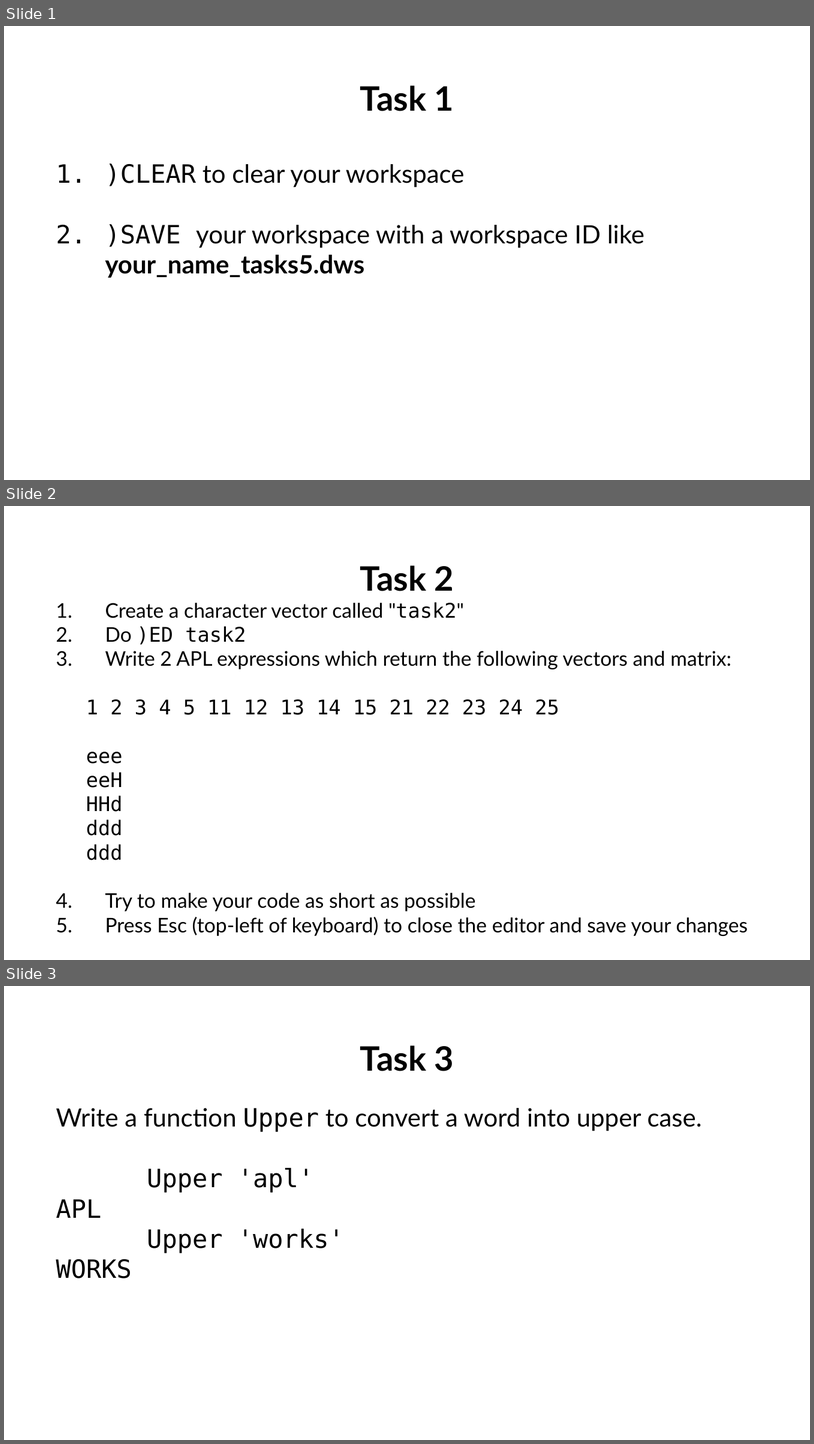
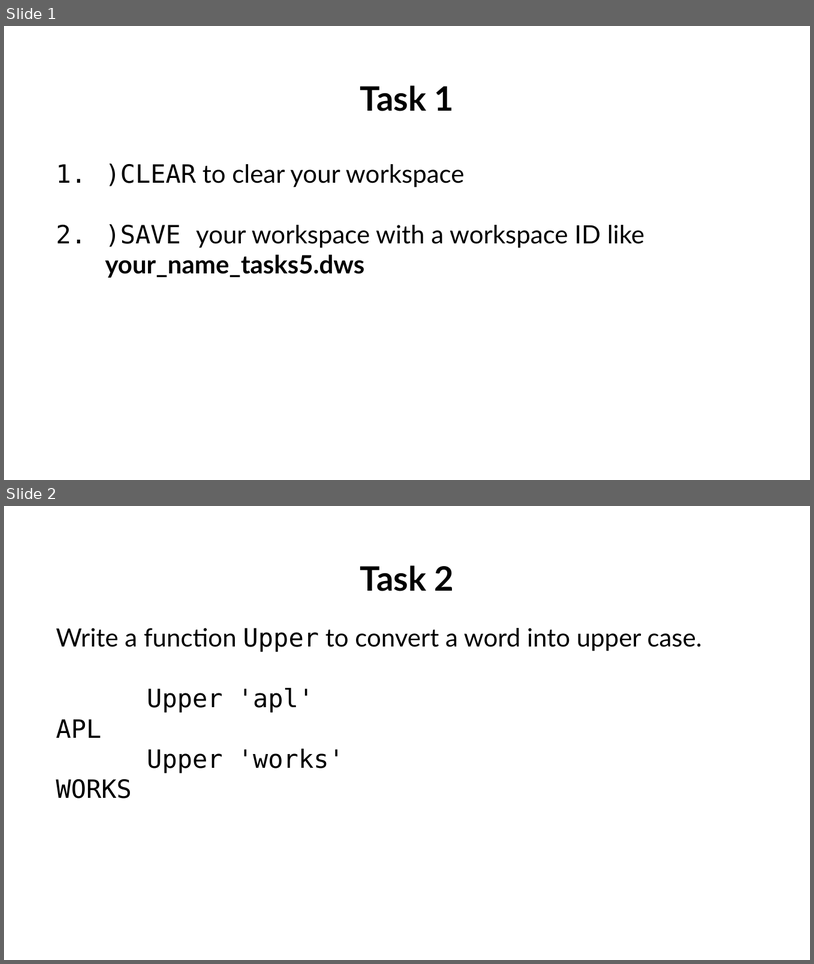
Before and after one commit to abrudz/tasks, a slide deck: tasks5.pptx. Shown one above the other, each under a label of ours: slides 1, 2 and 3 before the commit, slides 1 and 2 after it. The pictures are 814x1444 and 814x964 pixels, drawn with LibreOffice and Linux fonts; fonts in the diff are those of the drawing. Boxes give left, top, right and bottom in pixels: in the first picture for what was removed or moved away, otherwise in the second. Text is boxed around its words. In the diff, an @@ line names an element or a change of style, - is before the commit and + after.

Commit message:
Remove one task.

```diff
--- a/tasks5.pptx
+++ b/tasks5.pptx
@@ slide 2 removed at bbox=[4, 506, 810, 960], background #FFFFFF @@
@@ text removed at bbox=[86, 565, 749, 936] @@
-Task 2
-1. Create a character vector called "task2"
-2. Do )ED task2
-3. Write 2 APL expressions which return the following vectors and matrix:
-  1 2 3 4 5 11 12 13 14 15 21 22 23 24 25
-  eee
-  eeH
-  HHd
-  ddd
-  ddd
-4. Try to make your code as short as possible
-5. Press Esc (top-left of keyboard) to close the editor and save your changes
@@ what was slide 3 is now slide 2 @@
@@ text at bbox=[360, 565, 454, 591]: text changed @@
-Task 3
+Task 2
```
Also in this commit, not shown: 1 other file.
